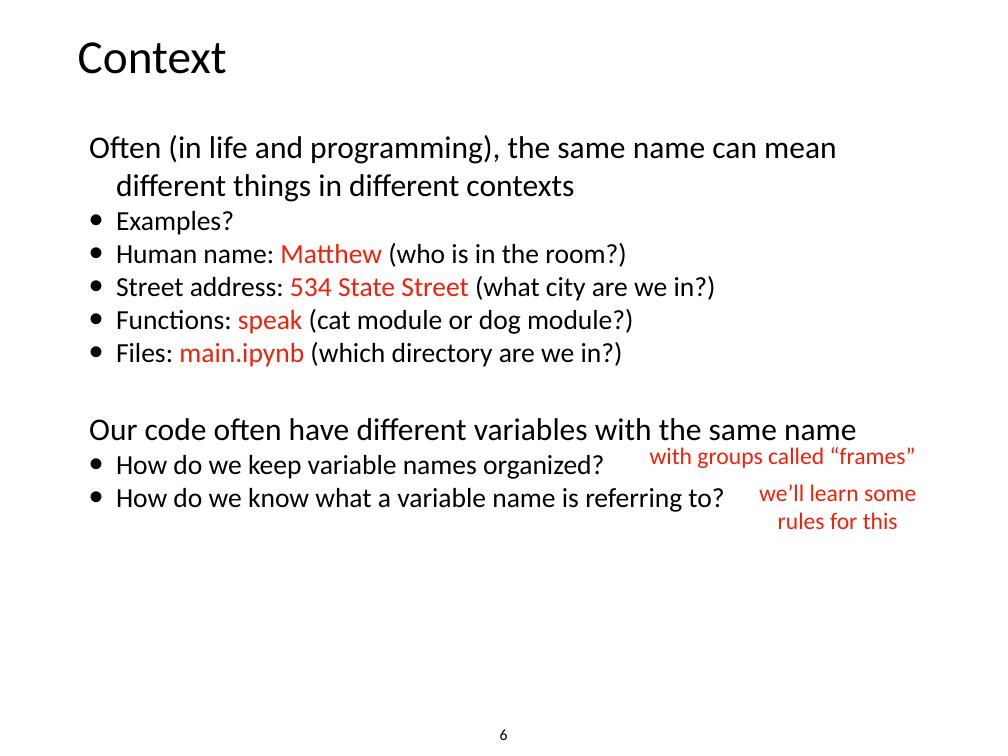
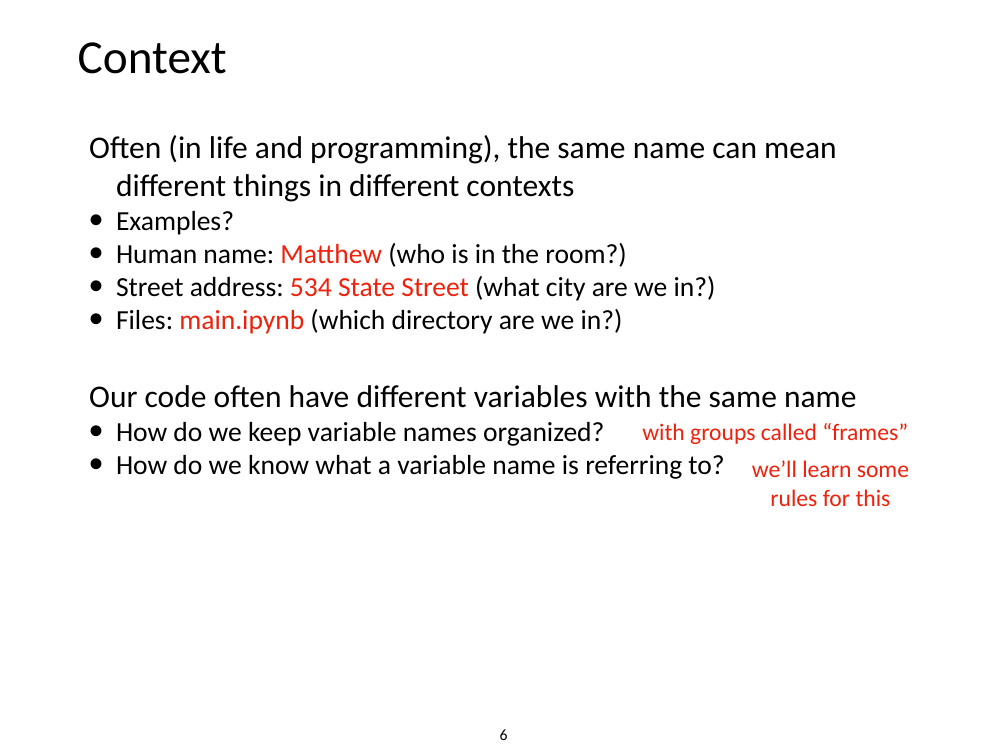
Before and after one commit to tylerharter/caraza-harter-com, a slide deck: slide 6 of tyler/meena/cs220/s22/materials/lecture_ppts/lec_07_S22.ppt. Drawn at 1008x756 pixels with LibreOffice and Linux fonts; fonts in the diff are those of the drawing. Boxes give left, top, right and bottom in pixels: in the first picture for what was removed or moved away, otherwise in the second. Text is boxed around its words. In the diff, an @@ line names an element or a change of style, - is before the commit and + after.

```diff
--- a/tyler/meena/cs220/s22/materials/lecture_ppts/lec_07_S22.ppt
+++ b/tyler/meena/cs220/s22/materials/lecture_ppts/lec_07_S22.ppt
@@ text at (116,309,634,334): paragraph removed @@
-• Functions: speak (cat module or dog module?)
@@ text "with groups called “frames”": place and size @@
-text "with groups called “frames”" at (650,447,916,468)
+text "with groups called “frames”" at (642,423,908,444)
@@ text "we’ll learn some": place and size @@
-text "we’ll learn some" at (759,484,916,529)
+text "we’ll learn some" at (752,460,909,506)
```
Also in this commit, not shown: 3 other slides changed, 18 other files.
